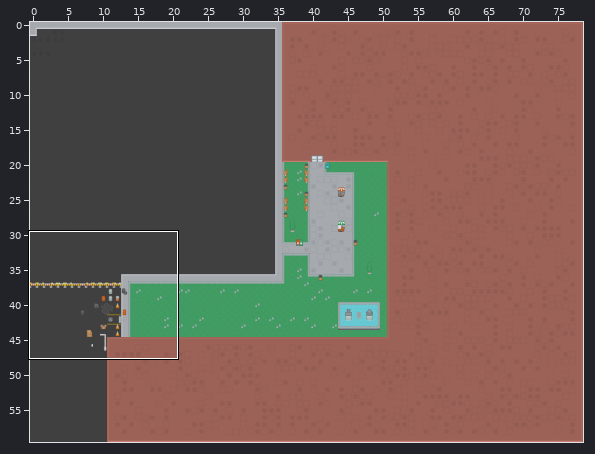
Tiled map, stored at app/assets/MapLib.tmx. Above: a wide view before the commit, with the close-up outlined.
Close-up. As it was:
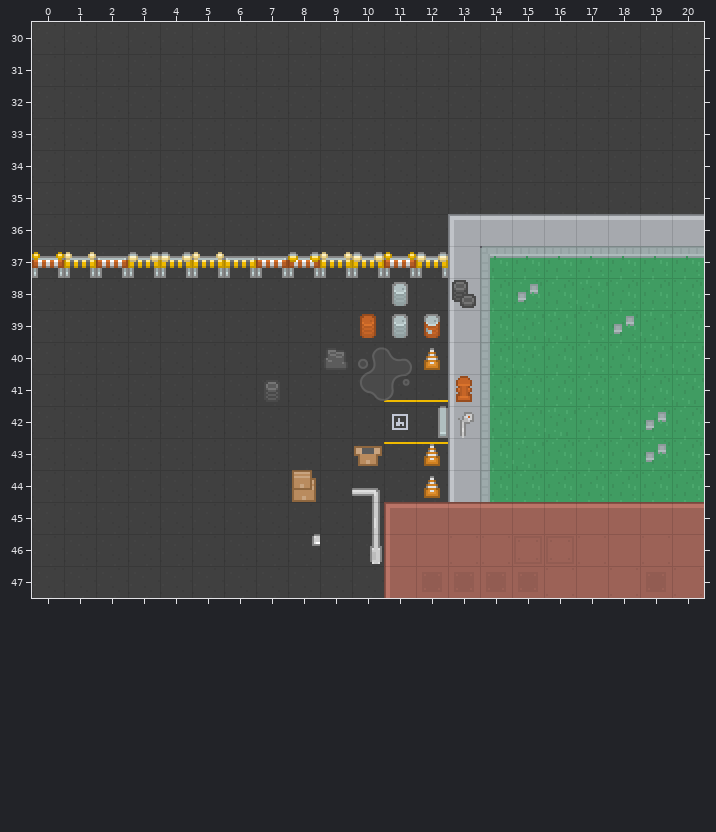
Cells are 64x64 px. Shown: x 0..20, y 30..47. The commit also changed other parts of the map, which this record leaves out.
After the commit:
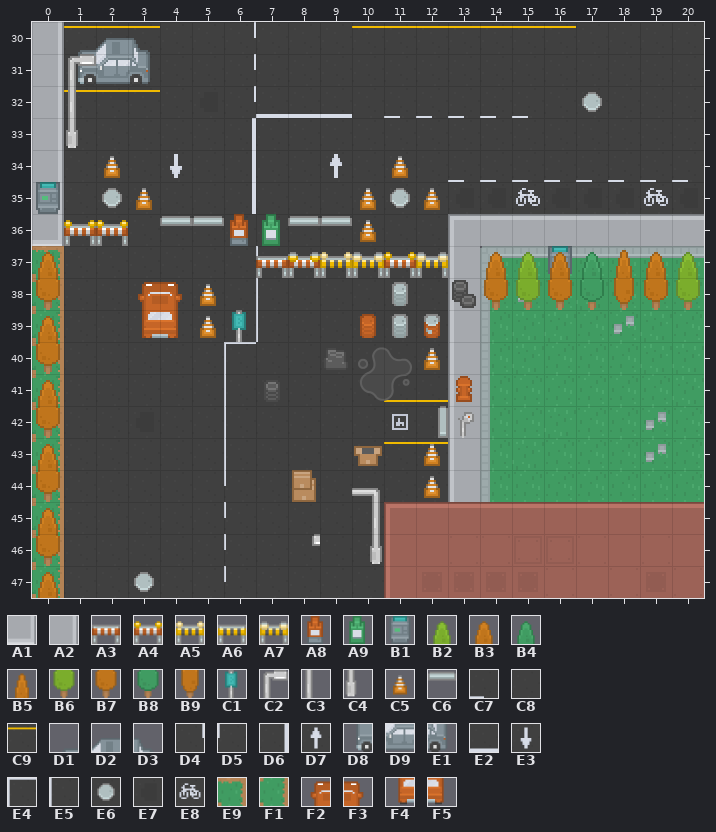
Key: from "City": A1 54, A2 56, A3 209, A4 246, A5 247, A6 283, A7 284, A8 287, A9 288, B1 321, B2 401, B3 402, B4 403, B5 405, B6 438, B7 439, B8 440, B9 442, C1 527, C2 594, C3 631, C4 668, C5 680, C6 701, C7 713, C8 714, C9 751, D1 771, D2 772, D3 773, D4 786, D5 787, D6 794, D7 796, D8 808, D9 809, E1 810, E2 831, E3 833, E4 866, E5 869, E6 897, E7 898, E8 902, E9 931, F1 933, F2 993, F3 994, F4 1030, F5 1031.
__ is an empty cell.
Tiles of an added or newly shown layer are drawn over the layers below it.
Diff:
Layer "Ground":
y 30: x 0..3 C8 C8 C8 C8 -> A2 C9 C9 C9; x 6 C8 -> D4; x 10..16 C8 C8 C8 C8 C8 C8 C8 -> C9 C9 C9 C9 C9 C9 C9
y 31: x 0 C8 -> A2; x 6 C8 -> D4
y 32: x 0..3 C8 C8 C8 C8 -> A2 C9 C9 C9; x 6..9 C8 C8 C8 C8 -> D4 E2 E2 E2; x 11..15 C8 C8 C8 C8 C8 -> C7 C7 C7 C7 C7; x 17 C8 -> E6
y 33: x 0 C8 -> A2; x 6 C8 -> D6
y 34: x 0 C8 -> A2; x 4 C8 -> E3; x 6 C8 -> D6; x 9 C8 -> D7; x 13..20 C8 C8 C8 C8 C8 C8 C8 C8 -> C7 C7 C7 C7 C7 C7 C7 C7
y 35: x 0 C8 -> A2; x 2 C8 -> E6; x 6 C8 -> D6; x 11 C8 -> E6; x 15 C8 -> E8; x 19 C8 -> E8
y 36: x 0 C8 -> A1; x 2 C8 -> E7
y 37: x 0 C8 -> E9; x 7 C8 -> E5
y 38..39: x 0 C8 -> F1; x 7 C8 -> E5
y 40: x 0 C8 -> F1; x 6 C8 -> E4
y 41..43: x 0 C8 -> F1; x 6 C8 -> E5
y 44..46: x 0 C8 -> F1; x 6 C8 -> D5
y 47: x 0 C8 -> F1; x 3 C8 -> E6; x 6 C8 -> D5
Layer "Roadmarker":
y 30: x 1..3 __ __ __ -> D1 D2 D3
y 31: x 1..3 __ __ __ -> D8 D9 E1
y 34: x 2 __ -> C5; x 11 __ -> C5
y 35: x 0 __ -> B1; x 3 __ -> C5; x 10 __ -> C5; x 12 __ -> C5
y 36: x 1..2 __ __ -> A4 A4; x 4..10 __ __ __ __ __ __ __ -> C6 C6 A8 A9 C6 C6 C5
y 37: x 16 __ -> B1
y 38: x 3..5 __ __ __ -> F2 F3 C5
y 39: x 3..6 __ __ __ __ -> F4 F5 C5 C1
Layer "Roadmarker2" (added):
y 31: x 1 __ -> C2
y 32: x 1 __ -> C3
y 33: x 1 __ -> C4
Layer "Environment":
y 37: x 0..6 A4 A5 A3 A7 A7 A5 A6 -> B3 __ __ __ __ __ __; x 14..20 __ __ __ __ __ __ __ -> B3 B2 B3 B4 B5 B3 B2
y 38: x 0 __ -> B7; x 14..20 __ __ __ __ __ __ __ -> B7 B6 B7 B8 B9 B7 B6
y 39: x 0 __ -> B3
y 40: x 0 __ -> B7
y 41: x 0 __ -> B3
y 42: x 0 __ -> B7
y 43: x 0 __ -> B3
y 44: x 0 __ -> B7
y 45: x 0 __ -> B3
y 46: x 0 __ -> B7
y 47: x 0 __ -> B3
Boxes around the changes in both close-ups, in picture pixels (x1, y1, x2, y2):
changed: (32, 22, 700, 598)
